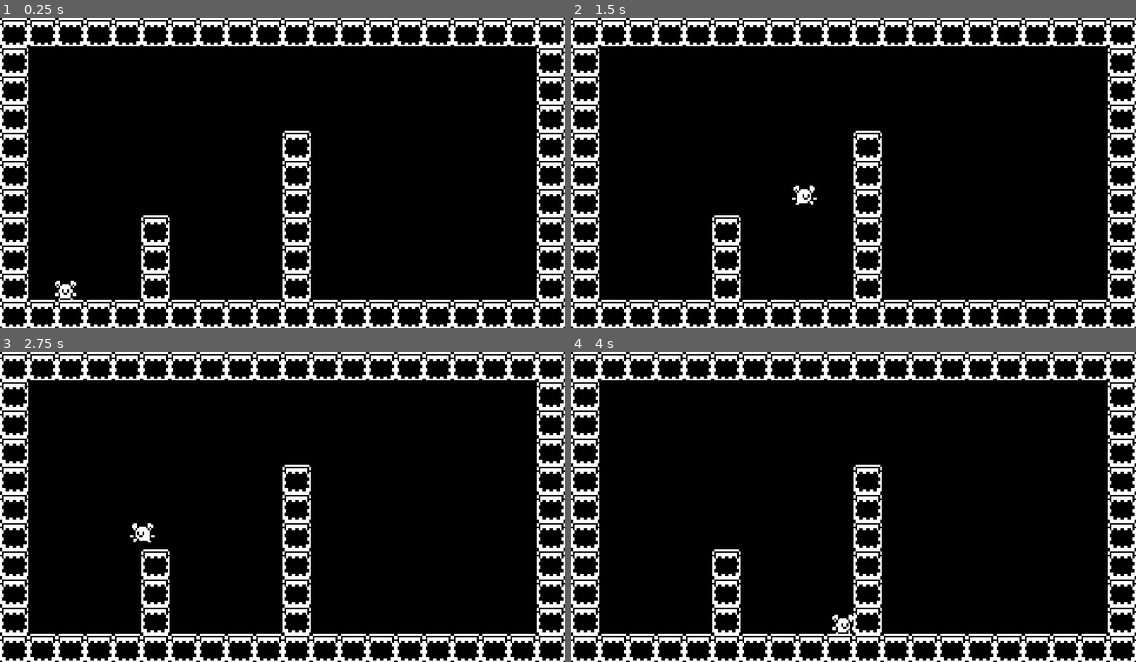
Above: before the commit, frames 1-4 (two rows, left to right).
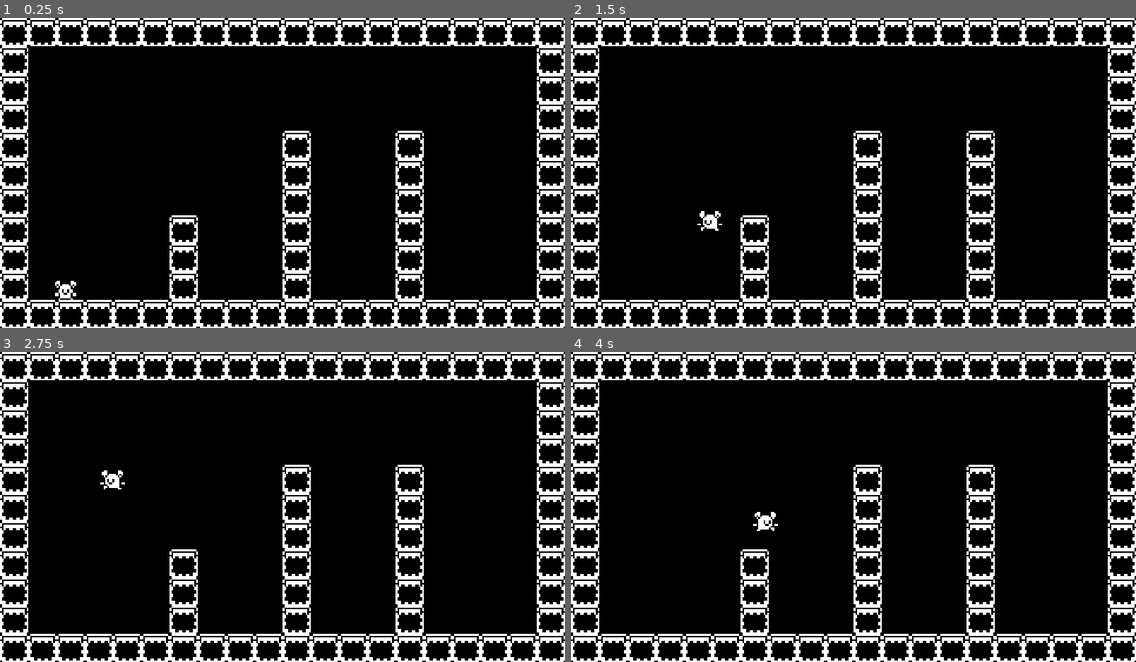
Above: after the commit, the same moments.

Repository: klyoungblood/gdscript-advanced-jump
Game: Godot game, scene res://demo.tscn
Same seed, same stepped clock (60 frames per second), same inputs: the game is played once before the commit and once after it.
Inputs:
- Up to frame 1 (0.25 s): no input
- Up to frame 2 (1.5 s): tap Enter at 0.5 s; hold Space (jump) 0.53-1.28 s; hold Right (ui_right) from 0.53 s (still down); tap Space (jump) at 1.35 s
- Up to frame 3 (2.75 s): tap Space (jump) at 1.52, 1.82 s; release Right (ui_right) at 2.03 s; hold Left (ui_left) from 2.03 s (still down); hold Space (jump) from 2.03 s (still down)
- Up to frame 4 (4 s): release Left (ui_left) at 2.78 s; release Space (jump) at 2.78 s; hold Right (ui_right) from 2.78 s (still down); tap Space (jump) at 2.85, 3.02, 3.32 s; hold Space (jump) from 3.53 s (still down)

The runs differ from the first frame. In frame 1, 2.3% of the frame differs, in the area x 25-75%, y 36-91%; in frame 2, 2.5%; in frame 3, 2.5%, in the area x 17-75%, y 36-91%; in frame 4, 2.5%.

Commit message:
level layout changes, bug fixes

Diff:
--- a/godot/demo.tscn
+++ b/godot/demo.tscn
@@ -9,7 +9,7 @@
 tile_set = ExtResource( 1 )
 cell_size = Vector2( 32, 32 )
 format = 1
-tile_data = PoolIntArray( 0, 0, 0, 1, 0, 0, 2, 0, 0, 3, 0, 0 …(230 unchanged characters)… , 0, 0, 262144, 0, 0, 262154, 0, 0, 262163, 0, 0, 327680, 0, 0, 327690, 0, 0, 327699, 0, 0, 393216, 0, 0, 393226, 0, 0, 393235, 0, 0, 458752, 0, 0, 458757, 0, 0, 458762, 0, 0, 458771, 0, 0, 524288, 0, 0, 524293, 0, 0, 524298, 0, 0, 524307, 0, 0, 589824, 0, 0, 589829, 0, 0, 589834, 0, 0, 589843, 0, 0, 655360, 0, 0, 6553 …(262 unchanged characters)…
+tile_data = PoolIntArray( 0, 0, 0, 1, 0, 0, 2, 0, 0, 3, 0, 0 …(230 unchanged characters)… , 0, 0, 262144, 0, 0, 262154, 0, 0, 262158, 0, 0, 262163, 0, 0, 327680, 0, 0, 327690, 0, 0, 327694, 0, 0, 327699, 0, 0, 393216, 0, 0, 393226, 0, 0, 393230, 0, 0, 393235, 0, 0, 458752, 0, 0, 458758, 0, 0, 458762, 0, 0, 458766, 0, 0, 458771, 0, 0, 524288, 0, 0, 524294, 0, 0, 524298, 0, 0, 524302, 0, 0, 524307, 0, 0, 589824, 0, 0, 589830, 0, 0, 589834, 0, 0, 589838, 0, 0, 589843, 0, 0, 655360, 0, 0, 6553 …(262 unchanged characters)…
 
 [node name="KinematicBody2D" parent="." instance=ExtResource( 2 )]
 position = Vector2( 73.5391, 273.415 )
--- a/godot/player.gd
+++ b/godot/player.gd
@@ -35,10 +35,12 @@
 func _ready():
 	change_state(IDLE)
 
+# input polling, note that we poll for left/right movement down in _physics_process
 func _input(event):
 	if event.is_action_pressed("jump"):
 		jumpreq=true
 
+# used to set the player's animation state
 func change_state(new_state):
 	match new_state:
 		IDLE:
@@ -51,19 +53,21 @@
 			_animation_player.play("jump")
 			_animation_player.advance(0)
 		WALLCLING:
-			_animation_player.play("idle")
+			_animation_player.play("wallgrip")
 			_animation_player.advance(0)
 	state = new_state
 
+# logic related to testing if the player can jump in curent state
 func can_jump():
+	# must be on floor, or on wall and not prevented from wall cling
 	if wasonfloor or (wasonwall and lockwallcling <= 0.0):
 		wjumpused = false
 		return true
+	# or must not have used their double jump yet
 	if canwjump() == true:
 		if not wjumpused:
 			wjumpused = true
 			return true
-
 
 # Called every frame. 'delta' is the elapsed time since the previous frame.
 func _physics_process(delta):
@@ -147,7 +151,7 @@
 		wallkick = 0
 		lockwallcling = 0.0
 		# reset animation to idle
-		if state == JUMP:
+		if state in [JUMP,WALLCLING]:
 			change_state(IDLE)
 
 	# also based on physics results, see if we hit a wall
--- a/godot/player.tscn
+++ b/godot/player.tscn
@@ -33,8 +33,7 @@
 "values": [ 244 ]
 }
 
-[sub_resource type="Animation" id=1]
-resource_name = "walk"
+[sub_resource type="Animation" id=3]
 length = 0.4
 loop = true
 tracks/0/type = "value"
@@ -50,7 +49,23 @@
 "values": [ 241, 242, 243, 244 ]
 }
 
-[sub_resource type="RectangleShape2D" id=4]
+[sub_resource type="Animation" id=4]
+resource_name = "wallgrip"
+loop = true
+tracks/0/type = "value"
+tracks/0/path = NodePath("Sprite:frame")
+tracks/0/interp = 1
+tracks/0/loop_wrap = true
+tracks/0/imported = false
+tracks/0/enabled = true
+tracks/0/keys = {
+"times": PoolRealArray( 0 ),
+"transitions": PoolRealArray( 1 ),
+"update": 1,
+"values": [ 245 ]
+}
+
+[sub_resource type="RectangleShape2D" id=5]
 extents = Vector2( 12, 12 )
 
 [node name="KinematicBody2D" type="KinematicBody2D"]
@@ -60,13 +75,14 @@
 texture = ExtResource( 1 )
 hframes = 20
 vframes = 20
-frame = 244
+frame = 240
 
 [node name="AnimationPlayer" type="AnimationPlayer" parent="."]
-anims/idle = SubResource( 2 )
-anims/jump = SubResource( 3 )
-anims/walk = SubResource( 1 )
+anims/idle = SubResource( 1 )
+anims/jump = SubResource( 2 )
+anims/walk = SubResource( 3 )
+anims/wallgrip = SubResource( 4 )
 
 [node name="CollisionShape2D" type="CollisionShape2D" parent="."]
 position = Vector2( 0, 4 )
-shape = SubResource( 4 )
+shape = SubResource( 5 )
Not shown: 2 places in godot/player.tscn that only renumber resources
